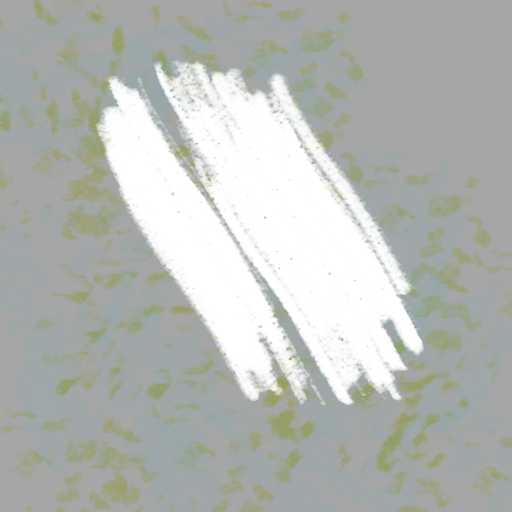
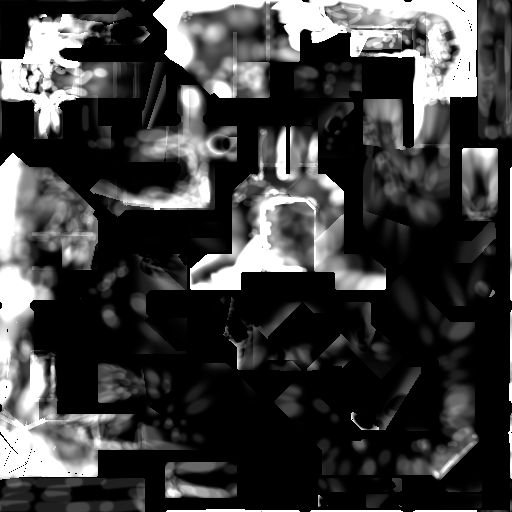
Before/after of a 512×512 layered artwork. What changed in the layer stack:
added layer "dirty paths" in group "texture" over [left=0, top=0, right=512, bottom=512]
renamed "Paint Layer 1" to "base white", painted on it over [left=0, top=0, right=512, bottom=512]
